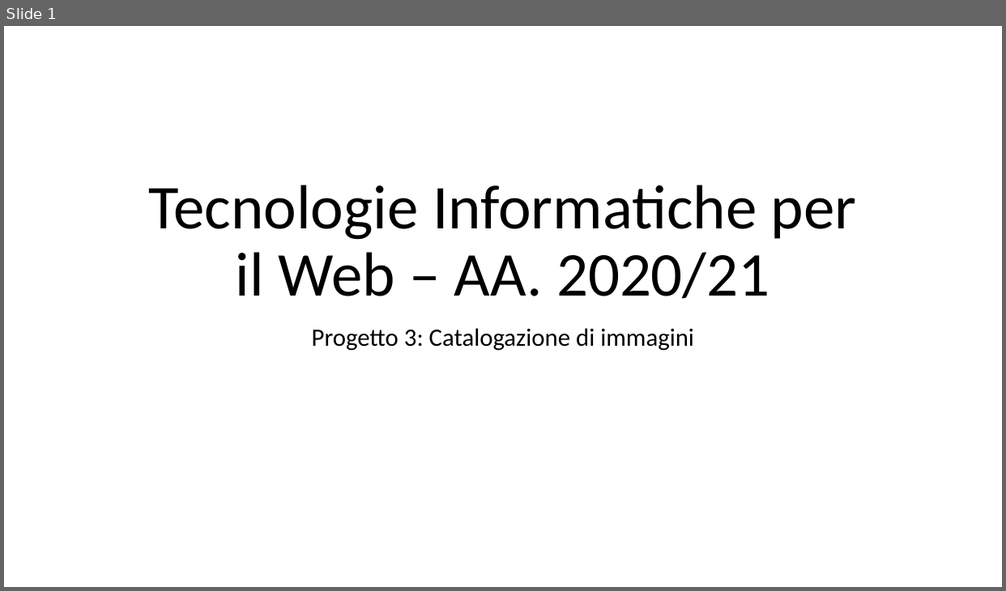
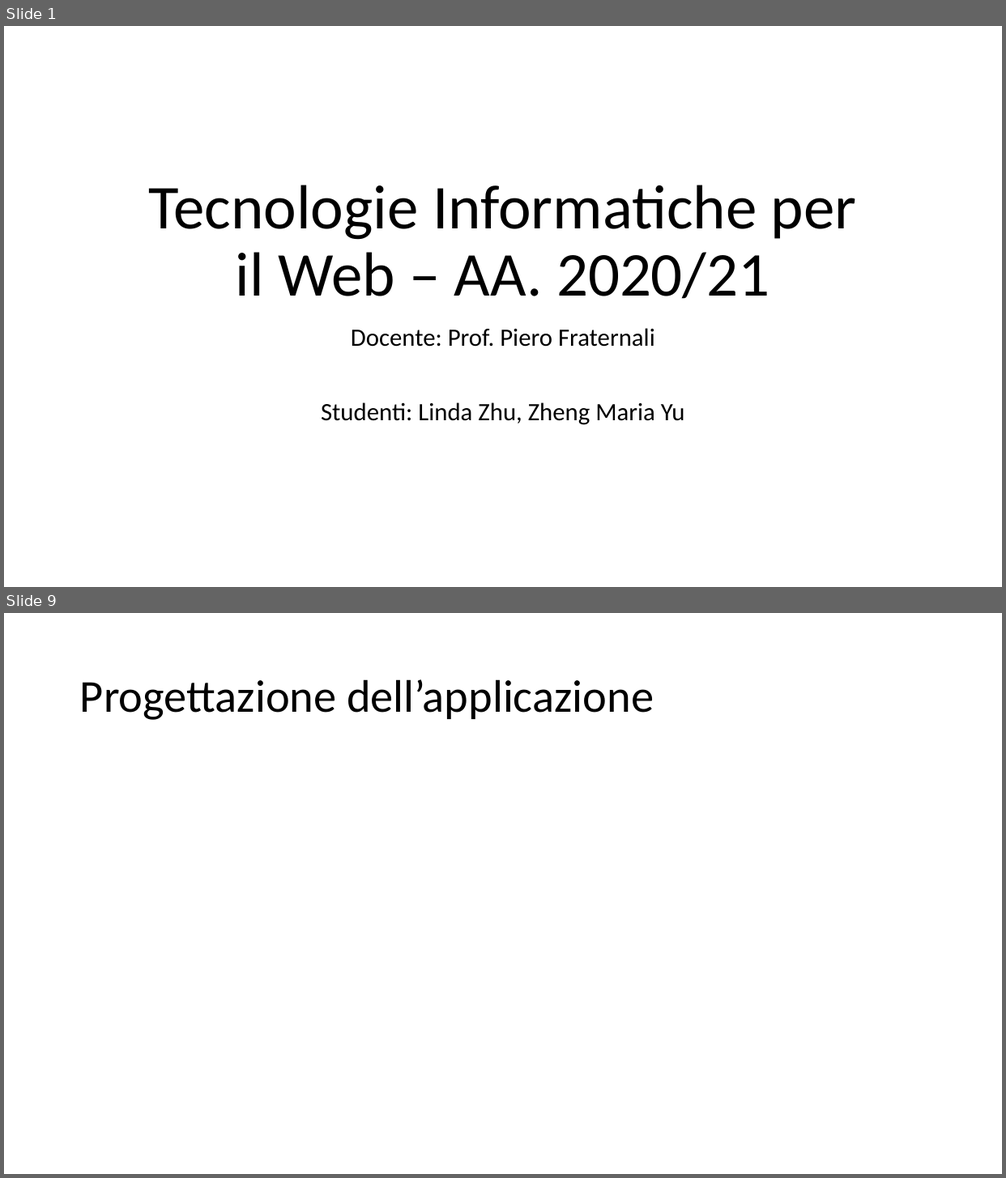
Before and after one commit to Trixyz28/TIW-ImgCatalog, a slide deck: Documents/TIWProject.pptx. Shown one above the other, each under a label of ours: slide 1 before the commit, slides 1 and 9 after it; the slides between them are not shown. The pictures are 1006x591 and 1006x1178 pixels, drawn with LibreOffice and Linux fonts; fonts in the diff are those of the drawing. Boxes give left, top, right and bottom in pixels: in the first picture for what was removed or moved away, otherwise in the second. Text is boxed around its words. In the diff, an @@ line names an element or a change of style, - is before the commit and + after.

```diff
--- a/Documents/TIWProject.pptx
+++ b/Documents/TIWProject.pptx
@@ slide 9 added at <box>4,613,1002,1174</box>, background #FFFFFF @@
@@ title added at <box>80,679,654,720</box>, 44 pt, text #000000 @@
+Progettazione dell’applicazione
@@ slide 1 changed as well @@
@@ subtitle at <box>321,328,685,425</box>: text changed @@
-Progetto 3: Catalogazione di immagini
+Docente: Prof. Piero Fraternali
+Studenti: Linda Zhu, Zheng Maria Yu
```
Also in this commit, not shown: 1 other slide changed, 9 other slides added, 6 other files.
